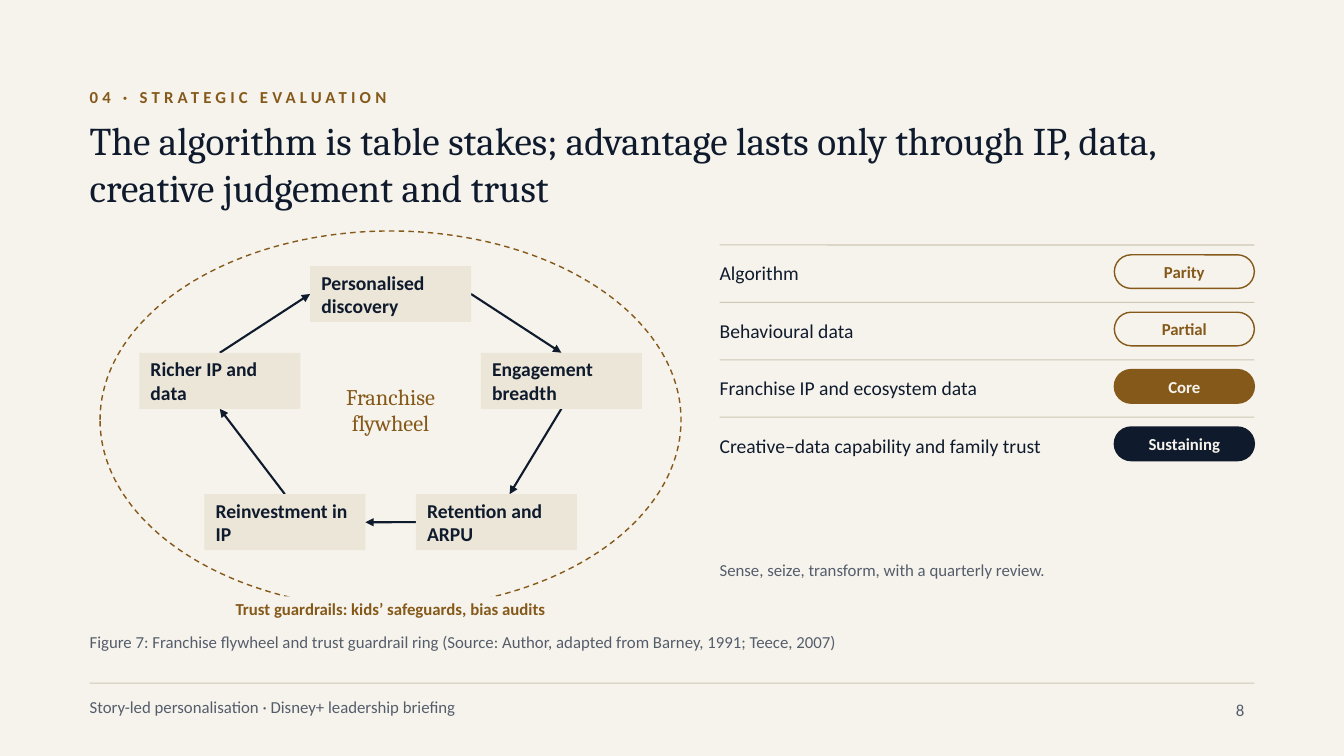
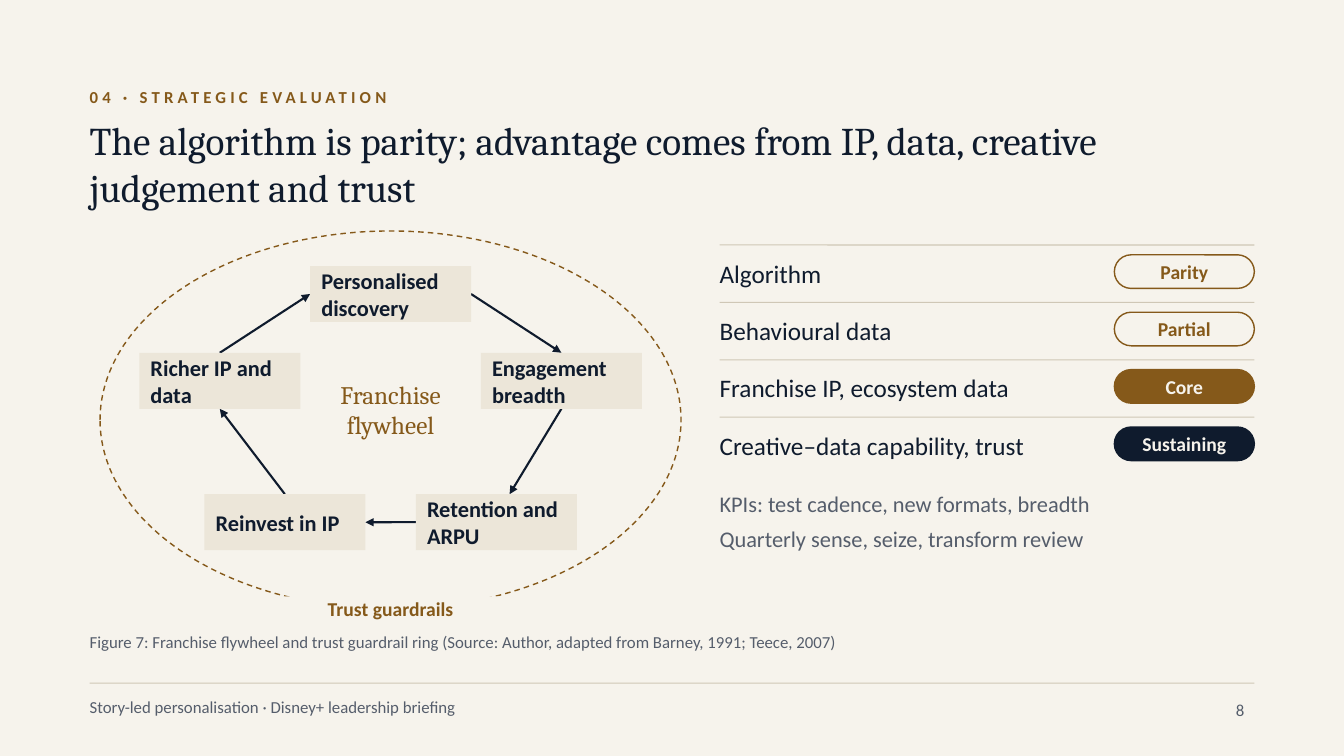
Before and after one commit to karanrg22-svg/skill, a slide deck: slide 8 of output/A_Corporate_Editorial.pptx. Drawn at 1344x756 pixels with LibreOffice and Linux fonts; fonts in the diff are those of the drawing. Boxes give left, top, right and bottom in pixels: in the first picture for what was removed or moved away, otherwise in the second. Text is boxed around its words. In the diff, an @@ line names an element or a change of style, - is before the commit and + after.

```diff
--- a/output/A_Corporate_Editorial.pptx
+++ b/output/A_Corporate_Editorial.pptx
@@ text at bbox=[90, 127, 1097, 211]: text changed @@
-The algorithm is table stakes; advantage lasts only through IP, data, creative judgement and trust
+The algorithm is parity; advantage comes from IP, data, creative judgement and trust
@@ text "Algorithm" at bbox=[720, 265, 822, 288]: size 14 to 18 pt @@
@@ text "Behavioural data" at bbox=[720, 322, 891, 340]: size 14 to 18 pt @@
@@ size 14 to 16 pt in 4 elements at bbox=[321, 273, 438, 320], bbox=[492, 361, 607, 403], bbox=[427, 501, 558, 544], bbox=[150, 360, 272, 403] @@
@@ text "Franchise flywheel" at bbox=[340, 386, 440, 440]: size 16 to 18 pt @@
@@ text at bbox=[720, 379, 1008, 401]: text changed; size 14 to 18 pt @@
-Franchise IP and ecosystem data
+Franchise IP, ecosystem data
@@ text at bbox=[720, 437, 1023, 459]: text changed; size 14 to 18 pt @@
-Creative–data capability and family trust
+Creative–data capability, trust
@@ size 12 to 14 pt in 4 elements at bbox=[1160, 265, 1208, 282], bbox=[1158, 322, 1211, 336], bbox=[1166, 381, 1204, 394], bbox=[1142, 437, 1226, 455] @@
@@ text added at bbox=[720, 496, 1090, 515], 16 pt, text #555D6B @@
+KPIs: test cadence, new formats, breadth
@@ text at bbox=[216, 515, 340, 531]: text changed; size 14 to 16 pt @@
-Reinvestment in IP
+Reinvest in IP
@@ text at bbox=[720, 531, 1084, 551]: text changed; size 12 to 16 pt @@
-Sense, seize, transform, with a quarterly review.
+Quarterly sense, seize, transform review
@@ text at bbox=[328, 602, 453, 620]: text changed; size 12 to 14 pt @@
-Trust guardrails: kids’ safeguards, bias audits
+Trust guardrails
```
Also in this commit, not shown: 10 other slides changed, 1 other file.
